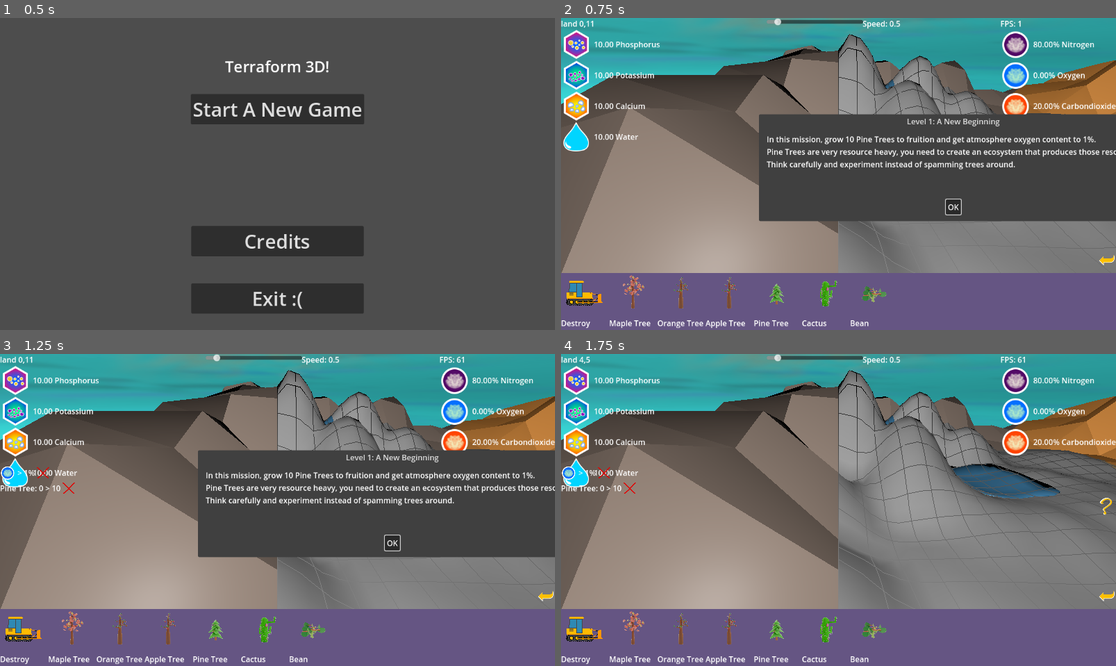
Above: before the commit, frames 1-4 (two rows, left to right).
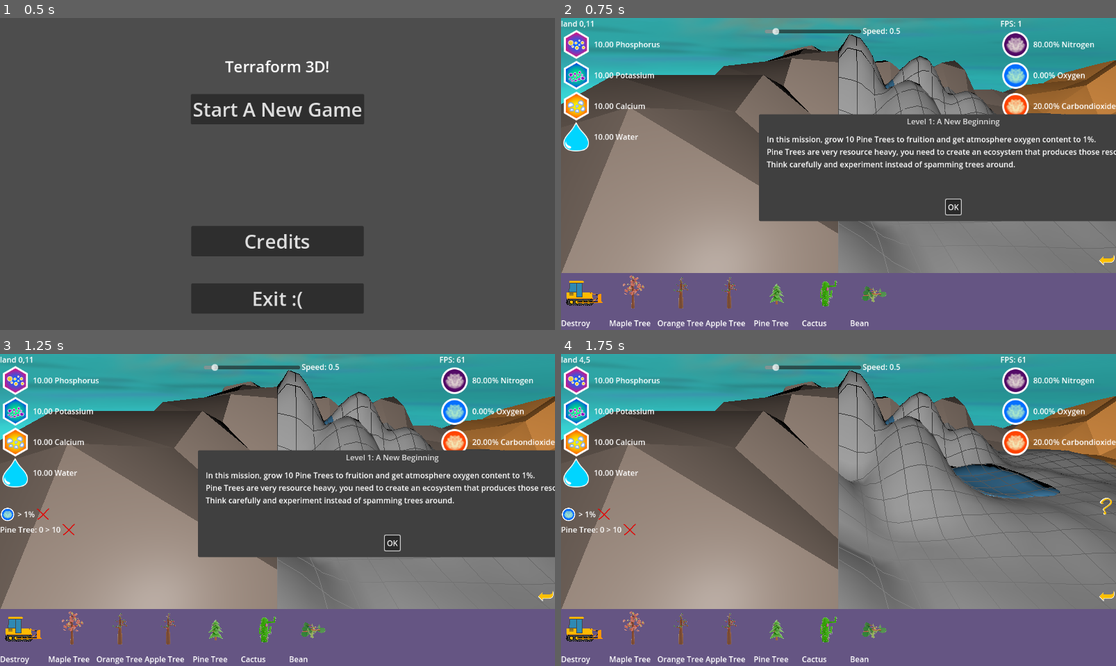
Above: after the commit, the same moments.

Repository: holgac/jam_terraform
Game: Godot game, scene res://scenes/MainMenu.tscn
Same seed, same stepped clock (60 frames per second), same inputs: the game is played once before the commit and once after it.
Inputs:
- Up to frame 1 (0.5 s): no input
- Up to frame 2 (0.75 s): click "Start A New Game" at 0.5 s
- Up to frame 3 (1.25 s): no input
- Up to frame 4 (1.75 s): click "OK" at 1.25 s

Frame 1 is identical in both runs. In frame 2, 0.6% of the frame differs, in the area x 36-62%, y 0-6%; in frame 3, 1.1%, in the area x 0-62%, y 0-59%; in frame 4, 1.1%.

Commit message:
last rebalance

Diff:
--- a/data/trees.json
+++ b/data/trees.json
@@ -10,7 +10,7 @@
 "gas_production": {"leaf":{"oxygen": 0.03}, "fruit":{"nitrogen":0.01}},
 "texture": "res://textures/tree1.png",
 "mesh": "res://scenes/Tree1.tscn",
-"tooltip": "Maple Tree is undemanding but it grows slowly"
+"tooltip": "Maple Tree is undemanding and resilient."
 },
 {
 "name": "Orange Tree",
@@ -22,7 +22,7 @@
 "gas_production": {"leaf":{"oxygen": 0.3}, "fruit":{"carbondioxide":0.01}},
 "texture": "res://textures/tree2.png",
 "mesh": "res://scenes/Tree2.tscn",
-"tooltip": "Orange Tree is a good source of Oxygen and it grows fast"
+"tooltip": "Orange Tree is a good source of Oxygen"
 },
 {
 "name": "Apple Tree",
@@ -35,7 +35,7 @@
 "gas_production": {"leaf":{"carbondioxide": 0.1}, "fruit":{"nitrogen":0.05}},
 "texture": "res://textures/tree3.png",
 "mesh": "res://scenes/Tree3.tscn",
-"tooltip": "Apple Tree is tall but it grows slowly"
+"tooltip": "Apple Tree is a good source of phosphorus."
 },
 {
 "name": "Pine Tree",
@@ -48,7 +48,7 @@
 "gas_production": {"leaf":{"oxygen": 0.15}, "fruit":{"carbondioxide":0.01}},
 "texture": "res://textures/tree4.png",
 "mesh": "res://scenes/Tree4.tscn",
-"tooltip": "Pine Tree grows fast but it depletes more resources"
+"tooltip": "Pine Tree is a great source of oxygen but it depletes more resources"
 },
 {
 "name": "Cactus",
@@ -61,7 +61,7 @@
 "gas_production": {"leaf":{"oxygen": 0.1}, "fruit":{"carbondioxide":0.05}},
 "texture": "res://textures/cactus.png",
 "mesh": "res://scenes/Tree5.tscn",
-"tooltip": "Cacti are resilient and replenishes water"
+"tooltip": "Cacti replenish water but require tons of calcium"
 },
 {
 "name": "Bean",
@@ -74,6 +74,6 @@
 "gas_production": {"leaf":{"nitrogen": 0.2}, "fruit":{"carbondioxide":0.02}},
 "texture": "res://textures/bean.png",
 "mesh": "res://scenes/Tree6.tscn",
-"tooltip": "Cacti are resilient and replenishes water"
+"tooltip": "Beans use oxygen but produce potassium."
 }
 ]
--- a/scripts/Level.gd
+++ b/scripts/Level.gd
@@ -74,12 +74,12 @@
 func _hud_mouse_entered():
   if selected_tree_entity:
     selected_tree_entity.show()
-    is_cursor_on_ui = false;
+  is_cursor_on_ui = false;
 
 func _hud_mouse_exited():
   if selected_tree_entity:
     selected_tree_entity.hide()
-    is_cursor_on_ui = true;
+  is_cursor_on_ui = true;
 
 func _base_physics_process():
   _update_selected_tree_entity();
@@ -109,7 +109,6 @@
   if result:
     var collider = result['collider'];
     var parent = collider.get_parent();
-    # TODO: can also do this via physics materials
     # TODO: this'll change when water plants are added
     if parent.name == 'water':
       is_hovering_valid = false;
--- a/scripts/Level1.gd
+++ b/scripts/Level1.gd
@@ -31,8 +31,7 @@
 
 func _on_level_won():
   var alert: AcceptDialog = get_node("Alert");
-  alert.set_title("Level 1: A New Beginning");
-  alert.set_text("You have passed this level, let's terraform the next terrain!");
+  alert.set_text("You have passed this level, let's use the info you've learned to terraform the next terrain!");
   alert.connect('canceled', Session.goto_scene.bind(Session.Level2Scene));
   alert.connect('confirmed', Session.goto_scene.bind(Session.Level2Scene));
   alert.show();
--- a/scripts/Level2.gd
+++ b/scripts/Level2.gd
@@ -10,13 +10,13 @@
   level_settings.air_contents_increment[GDConsts.GAS_NAME[GDConsts.GAS.Nitrogen]] = 20;
   level_settings.air_contents_increment[GDConsts.GAS_NAME[GDConsts.GAS.Carbondioxide]] = 5;
   winning_conditions = GDWinningConditions.new();
-  winning_conditions.min_air_contents[GDConsts.GAS_NAME[GDConsts.GAS.Oxygen]] = 0.03;
+  winning_conditions.min_air_contents[GDConsts.GAS_NAME[GDConsts.GAS.Oxygen]] = 0.02;
   winning_conditions.min_plant_count['Orange Tree'] = 5;
   _base_ready();
 
   var alert: AcceptDialog = get_node("Alert");
   alert.set_title("Level 2: The Old Island");
-  alert.set_text("In this mission, get at least 3% oxygen.\n");
+  alert.set_text("In this mission, get at least 2% oxygen.\n");
   alert.show();
   # alert.connect('canceled', alert.queue_free.bind());
   # alert.connect('confirmed', alert.queue_free.bind());
@@ -32,7 +32,7 @@
 func _on_level_won():
   var alert: AcceptDialog = get_node("Alert");
   alert.set_title("Level 2: The Old Island");
-  alert.set_text("Success! Move to the next mission!");
+  alert.set_text("Success! We hope you had a lot of fun so far because the next one isn't as good!");
   alert.connect('canceled', Session.goto_scene.bind(Session.Level3Scene));
   alert.connect('confirmed', Session.goto_scene.bind(Session.Level3Scene));
   alert.show();
--- a/scripts/Level3.gd
+++ b/scripts/Level3.gd
@@ -5,19 +5,21 @@
   level_settings = GDLevelSettings.new();
   for i in range(GDConsts.GAS.COUNT):
     level_settings.default_air_contents[GDConsts.GAS_NAME[i]] = 0.0;
-  level_settings.default_air_contents[GDConsts.GAS_NAME[GDConsts.GAS.Nitrogen]] = 8000;
+  level_settings.default_air_contents[GDConsts.GAS_NAME[GDConsts.GAS.Nitrogen]] = 7000;
+  level_settings.default_air_contents[GDConsts.GAS_NAME[GDConsts.GAS.Oxygen]] = 1000;
   level_settings.default_air_contents[GDConsts.GAS_NAME[GDConsts.GAS.Carbondioxide]] = 2000;
-  level_settings.air_contents_increment[GDConsts.GAS_NAME[GDConsts.GAS.Nitrogen]] = 20;
-  level_settings.air_contents_increment[GDConsts.GAS_NAME[GDConsts.GAS.Oxygen]] = 5;
+  level_settings.air_contents_increment[GDConsts.GAS_NAME[GDConsts.GAS.Nitrogen]] = 17.5;
+  level_settings.air_contents_increment[GDConsts.GAS_NAME[GDConsts.GAS.Oxygen]] = 2.5;
   level_settings.air_contents_increment[GDConsts.GAS_NAME[GDConsts.GAS.Carbondioxide]] = 5;
   winning_conditions = GDWinningConditions.new();
-  winning_conditions.min_air_contents[GDConsts.GAS_NAME[GDConsts.GAS.Oxygen]] = 0.05;
-  winning_conditions.min_plant_count['Cactus'] = 10;
+  winning_conditions.min_air_contents[GDConsts.GAS_NAME[GDConsts.GAS.Oxygen]] = 0.10001;
+  winning_conditions.min_plant_count['Cactus'] = 5;
+  winning_conditions.min_plant_count['Pine Tree'] = 5;
   _base_ready();
 
   var alert: AcceptDialog = get_node("Alert");
-  alert.set_title("Level 3: Desert Something");
-  alert.set_text("In this mission, get at least 10% oxygen and plant 10 cacti.\n");
+  alert.set_title("Level 3: Desert Of We Didn't Have Enough Time To Finish This Level");
+  alert.set_text("In this mission, maintain 10% oxygen and plant 5 cacti and 5 pine trees.\n");
   alert.show();
   # alert.connect('canceled', alert.queue_free.bind());
   # alert.connect('confirmed', alert.queue_free.bind());
@@ -32,7 +34,7 @@
 
 func _on_level_won():
   var alert: AcceptDialog = get_node("Alert");
-  alert.set_text("You have finished the game!");
+  alert.set_text("You have finished the game! Thanks for playing!");
   alert.connect('canceled', Session.goto_scene.bind(Session.CreditsScene));
   alert.connect('confirmed', Session.goto_scene.bind(Session.CreditsScene));
   alert.show();
--- a/scripts/WinningConditions.gd
+++ b/scripts/WinningConditions.gd
@@ -35,14 +35,14 @@
       if air_contents[gas] < min_air_contents[gas]:
         msg += str('[imgresize=32]res://textures/cross.png[/imgresize]');
       else:
-        msg += str('[imgresize=32]res://textures/check.png[/imgresize]');
+        msg += str('[imgresize=32]res://textures/tick.png[/imgresize]');
       msg += '\n';
     if gas in max_air_contents:
       msg += str('[imgresize=32]', GDConsts.GAS_ICON[gas_id], '[/imgresize] < ', max_air_contents[gas] * 100, '%');
       if air_contents[gas] > max_air_contents[gas]:
         msg += str('[imgresize=32]res://textures/cross.png[/imgresize]');
       else:
-        msg += str('[imgresize=32]res://textures/check.png[/imgresize]');
+        msg += str('[imgresize=32]res://textures/tick.png[/imgresize]');
       msg += '\n';
 
   for tree in min_plant_count.keys():
@@ -51,12 +51,13 @@
     if cnt < min_plant_count[tree]:
       msg += str('[imgresize=32]res://textures/cross.png[/imgresize]');
     else:
-      msg += str('[imgresize=32]res://textures/check.png[/imgresize]');
+      msg += str('[imgresize=32]res://textures/tick.png[/imgresize]');
+    msg += '\n';
   for tree in max_plant_count.keys():
     var cnt = plant_count.get(tree, 0);
     msg += str(tree, ': ', cnt, ' < ', max_plant_count[tree])
     if cnt > max_plant_count[tree]:
       msg += str('[imgresize=32]res://textures/cross.png[/imgresize]');
     else:
-      msg += str('[imgresize=32]res://textures/check.png[/imgresize]');
+      msg += str('[imgresize=32]res://textures/tick.png[/imgresize]');
   return msg;
--- a/ui/HUD.tscn
+++ b/ui/HUD.tscn
@@ -80,9 +80,10 @@
 anchors_preset = 5
 anchor_left = 0.5
 anchor_right = 0.5
-offset_left = -149.0
-offset_right = 51.0
-offset_bottom = 16.0
+offset_left = -153.0
+offset_top = 20.0
+offset_right = 47.0
+offset_bottom = 36.0
 grow_horizontal = 2
 min_value = 0.1
 max_value = 5.0
@@ -95,8 +96,9 @@
 anchor_left = 0.5
 anchor_right = 0.5
 offset_left = 56.5
+offset_top = 15.0
 offset_right = 121.5
-offset_bottom = 23.0
+offset_bottom = 38.0
 grow_horizontal = 2
 text = "Speed: 1"
 
@@ -105,9 +107,9 @@
 anchors_preset = 4
 anchor_top = 0.5
 anchor_bottom = 0.5
-offset_top = -20.0
+offset_top = 66.0
 offset_right = 40.0
-offset_bottom = 20.0
+offset_bottom = 106.0
 grow_vertical = 2
 bbcode_enabled = true
 fit_content = true
